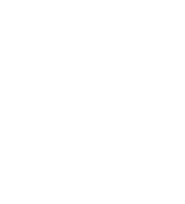
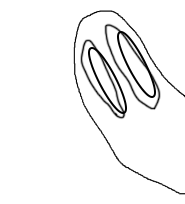
Layer changes from the first w=185, h=204 image to the second:
added group "Enemies" with 12 layers above "Platforms" over <box>73,10,185,195</box>
added group "InkBlot" with 4 layers in group "Enemies" over <box>73,10,185,195</box>
added layer "PupilsRight" in group "InkBlot" over <box>117,31,156,98</box>
added layer "PupilsLeft" in group "InkBlot" over <box>88,47,127,114</box>
added layer "Eyes" (2nd of 3, in "Enemies" › "InkBlot") in group "InkBlot" over <box>80,23,161,120</box>
added layer "Body" (2nd of 3, in "Enemies" › "InkBlot") in group "InkBlot" over <box>73,10,185,195</box>
